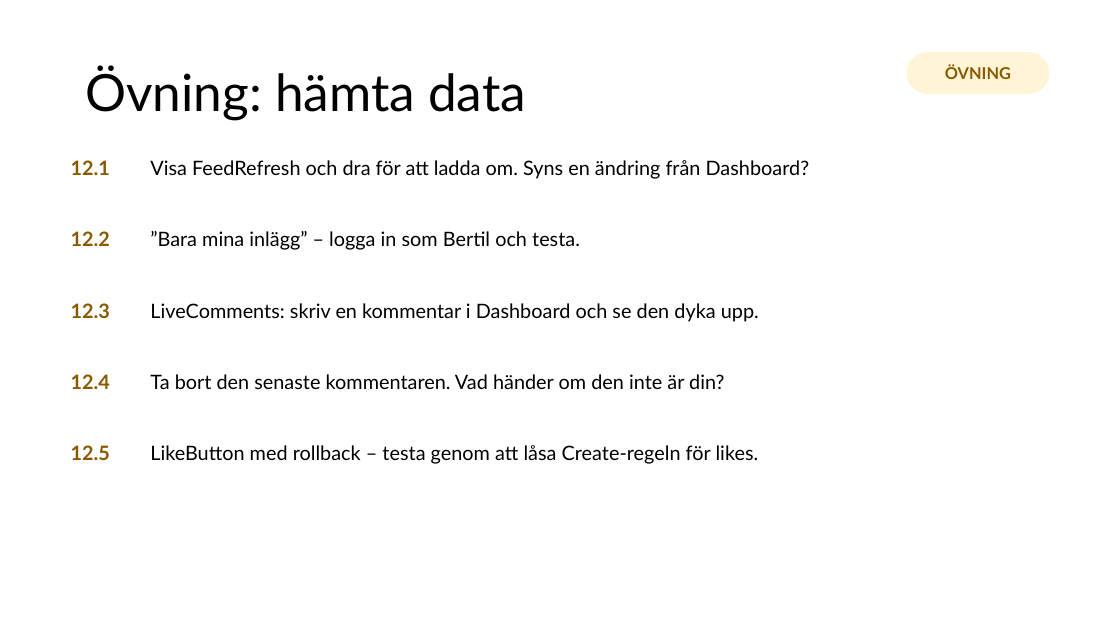
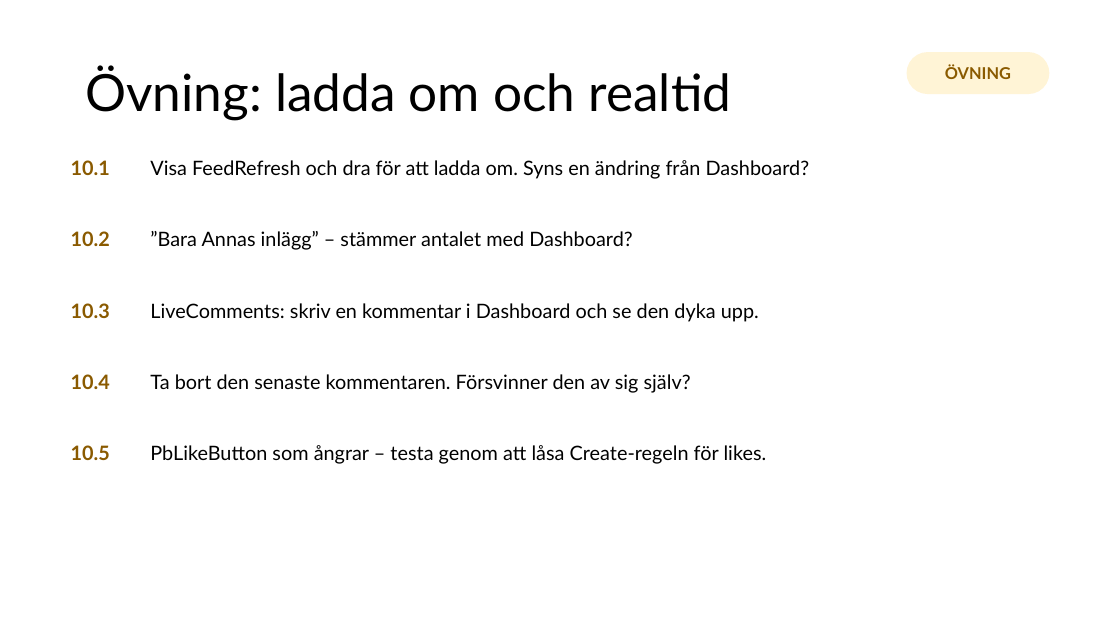
Before and after one commit to abbjetmus/pocketbase-flutter-kurs, a slide deck: slide 82 of Databaser och mobilapputveckling - sammanfattning.pptx (slide 90 before the commit). Drawn at 1120x630 pixels with LibreOffice and Linux fonts; fonts in the diff are those of the drawing. Boxes give left, top, right and bottom in pixels: in the first picture for what was removed or moved away, otherwise in the second. Text is boxed around its words. In the diff, an @@ line names an element or a change of style, - is before the commit and + after.

```diff
--- a/Databaser och mobilapputveckling - sammanfattning.pptx
+++ b/Databaser och mobilapputveckling - sammanfattning.pptx
@@ title at (85, 66, 732, 120): text changed @@
-Övning: hämta data
+Övning: ladda om och realtid
@@ text at (71, 160, 110, 175): text changed @@
-12.1
+10.1
@@ text at (71, 231, 110, 246): text changed @@
-12.2
+10.2
@@ text at (150, 231, 633, 250): text changed @@
-”Bara mina inlägg” – logga in som Bertil och testa.
+”Bara Annas inlägg” – stämmer antalet med Dashboard?
@@ text at (71, 303, 110, 318): text changed @@
-12.3
+10.3
@@ text at (71, 374, 110, 389): text changed @@
-12.4
+10.4
@@ text at (150, 374, 691, 393): text changed @@
-Ta bort den senaste kommentaren. Vad händer om den inte är din?
+Ta bort den senaste kommentaren. Försvinner den av sig själv?
@@ text at (71, 445, 110, 460): text changed @@
-12.5
+10.5
@@ text at (150, 445, 767, 464): text changed @@
-LikeButton med rollback – testa genom att låsa Create-regeln för likes.
+PbLikeButton som ångrar – testa genom att låsa Create-regeln för likes.
```
Also in this commit, not shown: 28 other slides changed, 9 slides removed, 19 other files.
